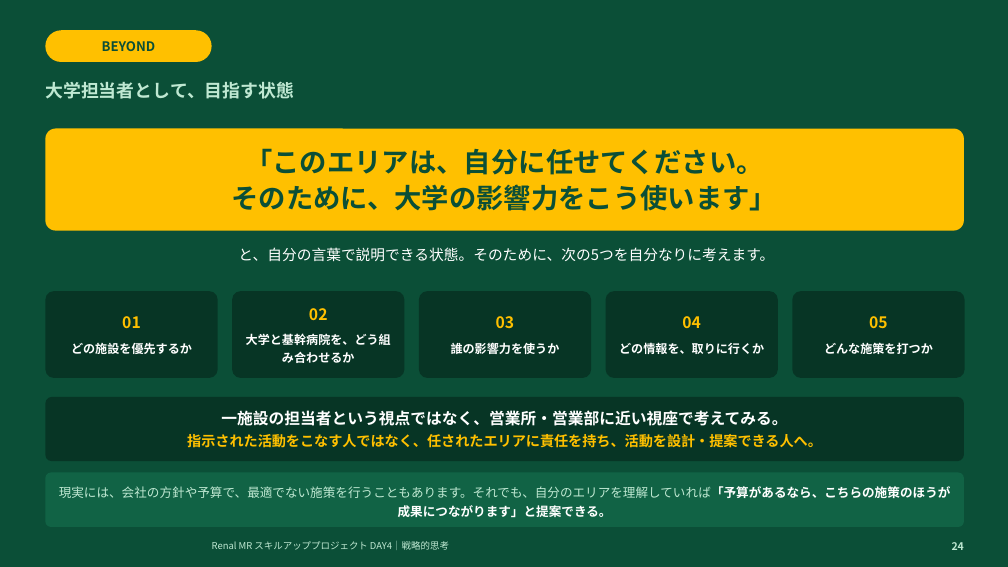
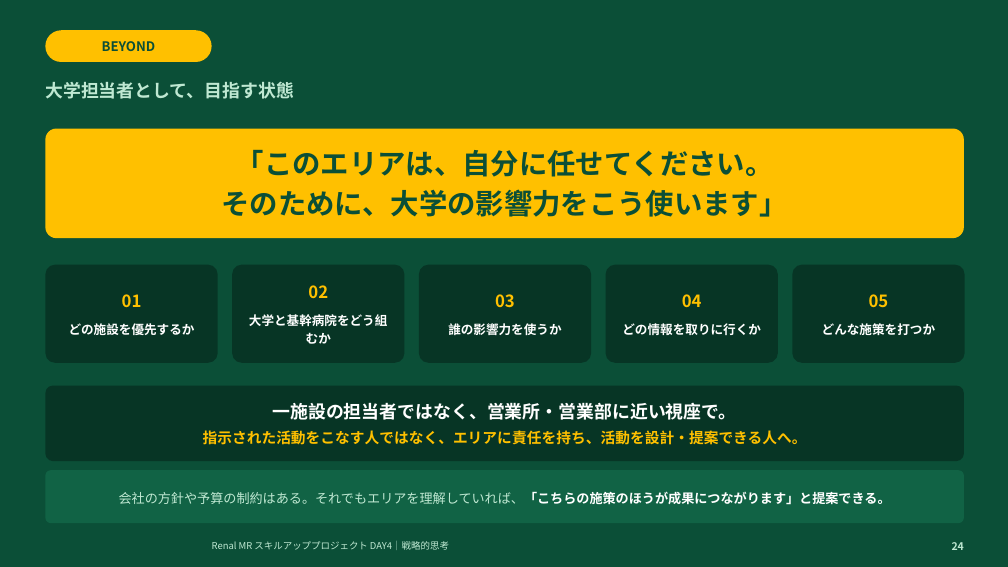
Before and after one commit to TAKUYA-1187/Claude, a slide deck: slide 24 of novartis_training/DAY4_ちょっと分かるだけで世界が変わる.pptx. Drawn at 1008x567 pixels with LibreOffice and Linux fonts; fonts in the diff are those of the drawing; background and template pictures are left out. Boxes give left, top, right and bottom in pixels: in the first picture for what was removed or moved away, otherwise in the second. Text is boxed around its words. In the diff, an @@ line names an element or a change of style, - is before the commit and + after.

```diff
--- a/novartis_training/DAY4_ちょっと分かるだけで世界が変わる.pptx
+++ b/novartis_training/DAY4_ちょっと分かるだけで世界が変わる.pptx
@@ rounded rectangle "「このエリアは、自分に任せてください。": place and size @@
-rounded rectangle "「このエリアは、自分に任せてください。" at (45, 129, 964, 231)
+rounded rectangle "「このエリアは、自分に任せてください。" at (45, 129, 964, 238)
@@ rounded rectangle "「このエリアは、自分に任せてください。" at (45, 129, 964, 238): size 26 to 27 pt; more space between paragraphs @@
@@ rounded rectangle "01": place and size @@
-rounded rectangle "01" at (45, 291, 218, 378)
+rounded rectangle "01" at (45, 265, 218, 363)
@@ rounded rectangle "01" at (45, 265, 218, 363): size 15 to 16 pt in "01"; size 11.5 to 12 pt in "どの施設を優先するか"; more space between paragraphs @@
@@ rounded rectangle "02": place and size @@
-rounded rectangle "02" at (232, 291, 405, 378)
+rounded rectangle "02" at (232, 265, 405, 363)
@@ text removed at (238, 247, 774, 262) @@
-と、自分の言葉で説明できる状態。そのために、次の5つを自分なりに考えます。
@@ rounded rectangle "03": place and size @@
-rounded rectangle "03" at (419, 291, 591, 378)
+rounded rectangle "03" at (419, 265, 591, 363)
@@ rounded rectangle "03" at (419, 265, 591, 363): size 15 to 16 pt in "03"; size 11.5 to 12 pt in "誰の影響力を使うか"; more space between paragraphs @@
@@ rounded rectangle "04": place and size @@
-rounded rectangle "04" at (606, 291, 778, 378)
+rounded rectangle "04" at (606, 265, 778, 363)
@@ rounded rectangle "05": place and size @@
-rounded rectangle "05" at (792, 291, 965, 378)
+rounded rectangle "05" at (792, 265, 965, 363)
@@ rounded rectangle "05" at (792, 265, 965, 363): size 15 to 16 pt in "05"; size 11.5 to 12 pt in "どんな施策を打つか"; more space between paragraphs @@
@@ text in rounded rectangle at (308, 285, 328, 298): size 15 to 16 pt in "02"; more space between paragraphs @@
@@ text in rounded rectangle at (682, 294, 702, 307): size 15 to 16 pt in "04"; more space between paragraphs @@
@@ text in rounded rectangle at (249, 314, 388, 344): text changed; size 11.5 to 12 pt @@
-大学と基幹病院を、どう組み合わせるか
+大学と基幹病院をどう組むか
@@ text in rounded rectangle at (622, 323, 761, 335): text changed; size 11.5 to 12 pt @@
-どの情報を、取りに行くか
+どの情報を取りに行くか
@@ rounded rectangle "一施設の担当者ではなく、営業所・営業部に近い視座で。": place and size @@
-rounded rectangle "一施設の担当者ではなく、営業所・営業部に近い視座で。" at (45, 397, 964, 461)
+rounded rectangle "一施設の担当者ではなく、営業所・営業部に近い視座で。" at (45, 386, 964, 461)
@@ text in rounded rectangle at (203, 402, 807, 445): text changed; size 13.5 to 14 pt @@
-一施設の担当者という視点ではなく、営業所・営業部に近い視座で考えてみる。
-指示された活動をこなす人ではなく、任されたエリアに責任を持ち、活動を設計・提案できる人へ。
+一施設の担当者ではなく、営業所・営業部に近い視座で。
+指示された活動をこなす人ではなく、エリアに責任を持ち、活動を設計・提案できる人へ。
@@ rounded rectangle "会社の方針や予算の制約はある。それでもエリアを理解していれば、「こちらの施策のほうが成果につながります」と提案できる。": place and size @@
-rounded rectangle "会社の方針や予算の制約はある。それでもエリアを理解していれば、「こちらの施策のほうが成果につながります」と提案できる。" at (45, 473, 964, 527)
+rounded rectangle "会社の方針や予算の制約はある。それでもエリアを理解していれば、「こちらの施策のほうが成果につながります」と提案できる。" at (45, 470, 964, 523)
@@ text in rounded rectangle at (119, 491, 891, 505): text changed; size 12 to 12.5 pt @@
-現実には、会社の方針や予算で、最適でない施策を行うこともあります。それでも、自分のエリアを理解していれば「予算があるなら、こちらの施策のほうが成果につながります」と提案できる。
+会社の方針や予算の制約はある。それでもエリアを理解していれば、「こちらの施策のほうが成果につながります」と提案できる。
```
Also in this commit, not shown: 25 other slides changed, 1 other file.
